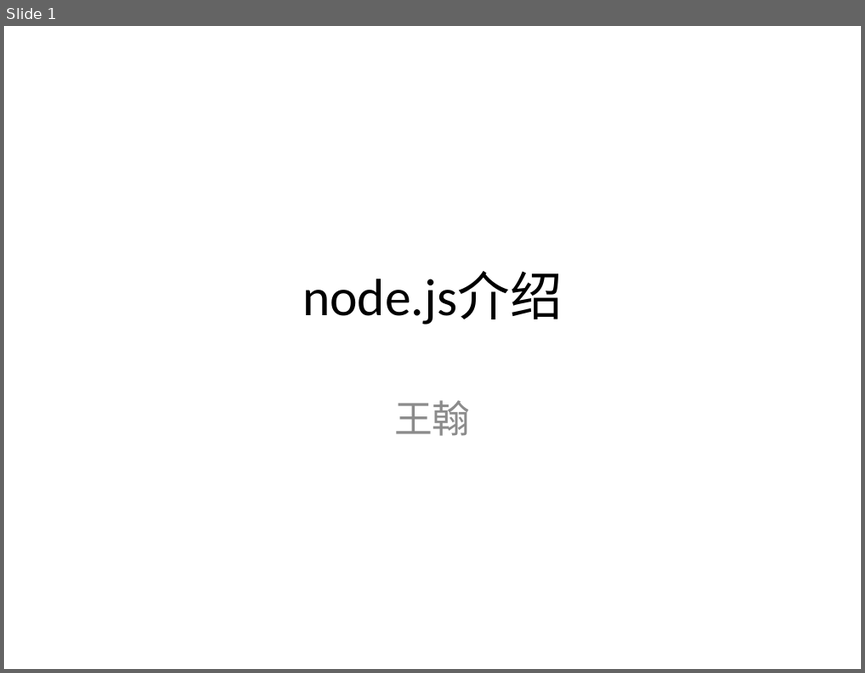
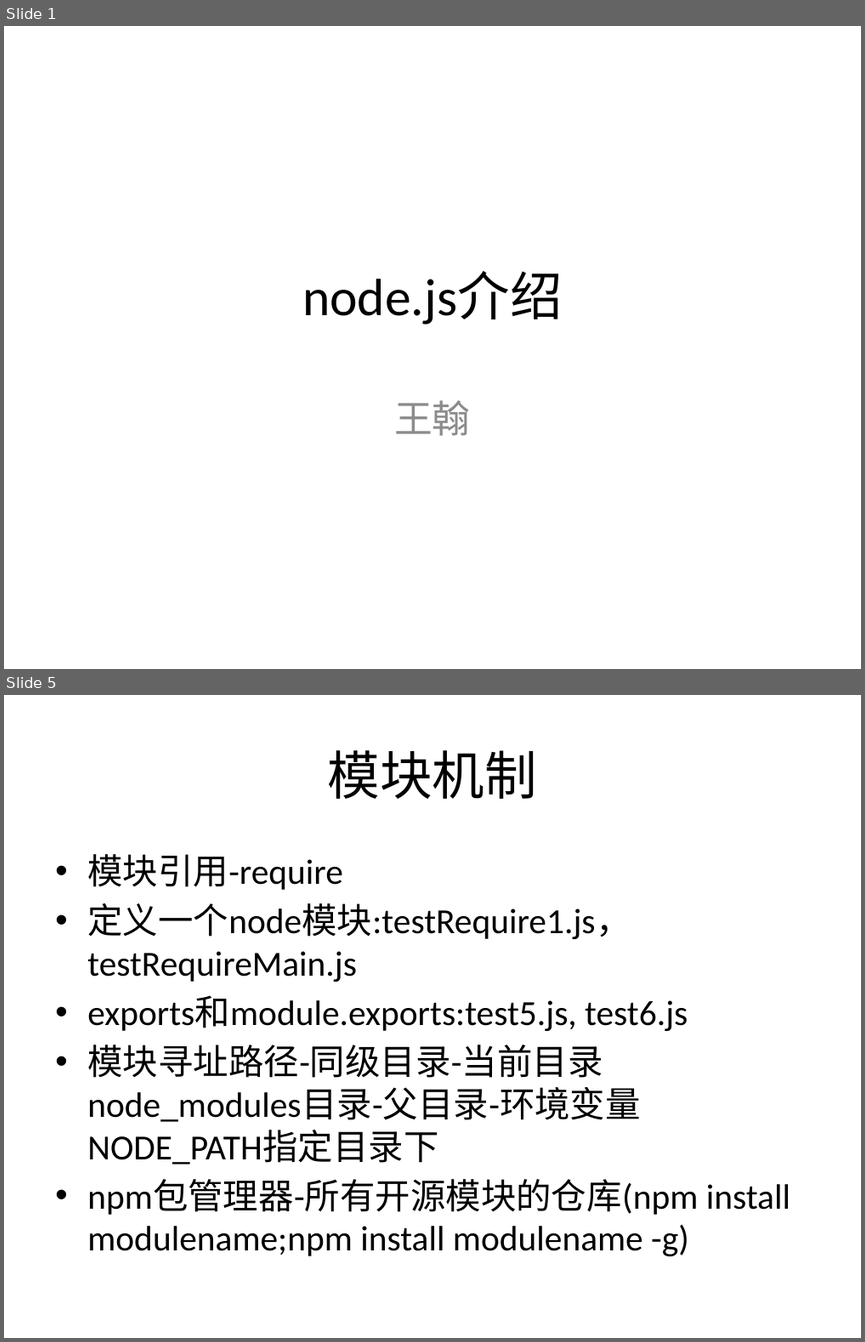
Before and after one commit to JamCode/nodePresentation, a slide deck: 演示文稿2.pptx. Shown one above the other, each under a label of ours: slide 1 before the commit, slides 1 and 5 after it; the slides between them are not shown. The pictures are 865x673 and 865x1342 pixels, drawn with LibreOffice and Linux fonts; fonts in the diff are those of the drawing. Boxes give left, top, right and bottom in pixels: in the first picture for what was removed or moved away, otherwise in the second. Text is boxed around its words. In the diff, an @@ line names an element or a change of style, - is before the commit and + after.

```diff
--- a/演示文稿2.pptx
+++ b/演示文稿2.pptx
@@ slide 5 added at <box>4,695,861,1338</box>, background #FFFFFF @@
@@ title added at <box>328,750,537,799</box>, 44 pt, text #000000 @@
+模块机制
@@ text added at <box>87,854,790,1256</box>, 29.6 pt, text #000000 @@
+• 模块引用-require
+• 定义一个node模块:testRequire1.js，testRequireMain.js
+• exports和module.exports:test5.js, test6.js
+• 模块寻址路径-同级目录-当前目录node_modules目录-父目录-环境变量NODE_PATH指定目录下
+• npm包管理器-所有开源模块的仓库(npm install modulename;npm install modulename -g)
```
Also in this commit, not shown: 1 slide changed, 12 other slides added, 25 other files.
